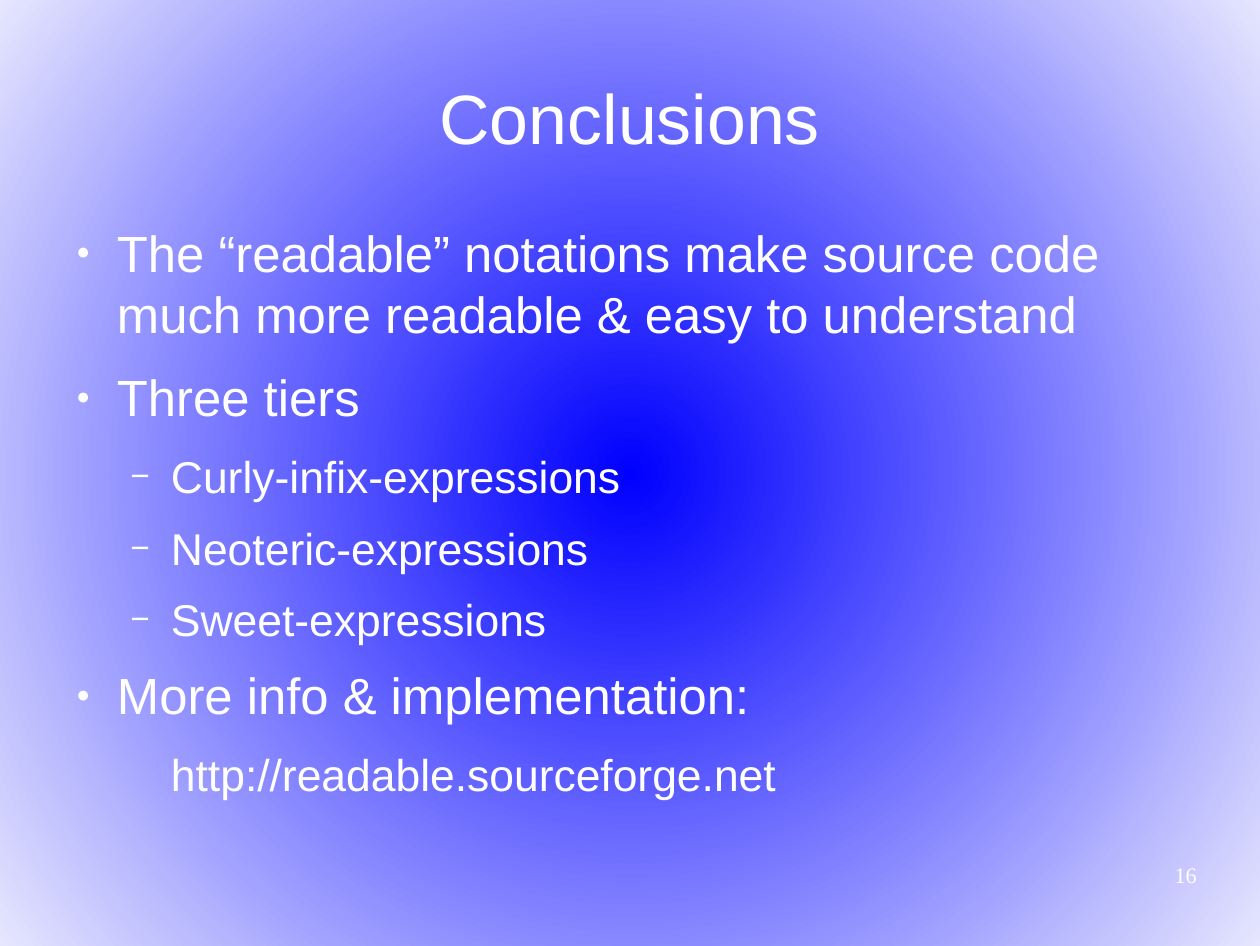
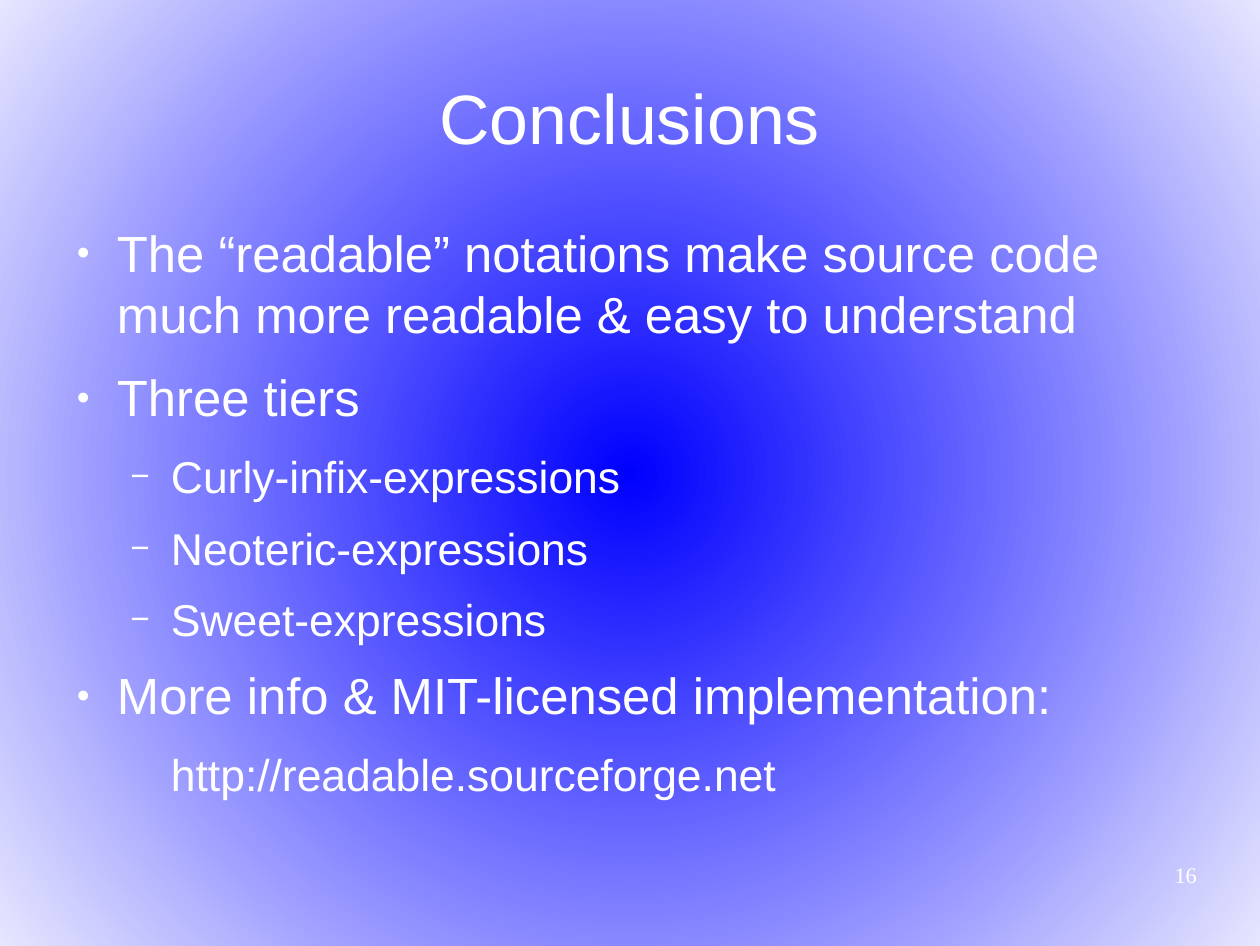
Before and after one commit to martin12333/Readable-Lisp-S-expressions, a slide deck: slide 16 of readable-s-expressions.odp. Drawn at 1260x946 pixels with LibreOffice and Linux fonts; fonts in the diff are those of the drawing. Boxes give left, top, right and bottom in pixels: in the first picture for what was removed or moved away, otherwise in the second. Text is boxed around its words. In the diff, an @@ line names an element or a change of style, - is before the commit and + after.

```diff
--- a/readable-s-expressions.odp
+++ b/readable-s-expressions.odp
@@ text at (117,673,1052,724): text changed @@
-● More info & implementation:
+● More info & MIT-licensed implementation:
```
Also in this commit, not shown: 13 other slides changed.
